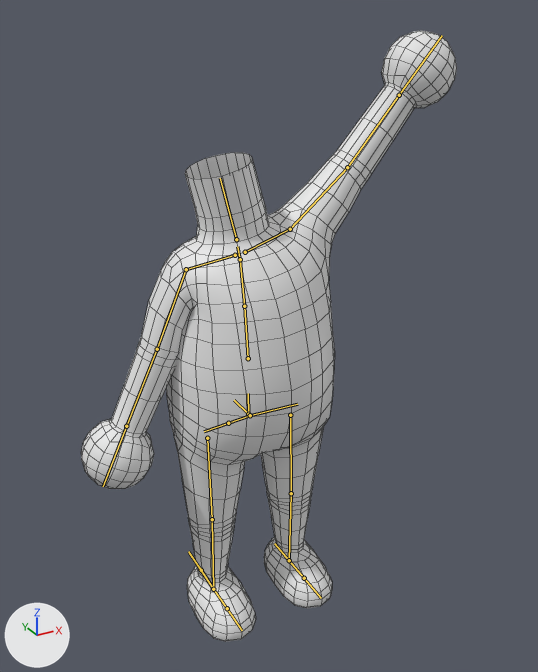
The FBX model Assets/Models/CharacterModels/BaseCharacterModel/BaseCharacterModel_Body.fbx: old version first, new version second.
One viewpoint serves both versions: a 50 mm camera at (-2.06, -4.02, 4.07) aimed at (0.11, -0.07, 2.09). The lights are fixed; the arrows at lower left show +X, +Y and +Z. The older version comes first. Both versions are drawn at frame 28 of the action 'BaseControlRig|Waving'; the numbers are the values there. The bones that change, and the others that lie on the model, are drawn over the model as lines. Mesh edges are drawn as thin lines.

The first picture shows 'Body'.
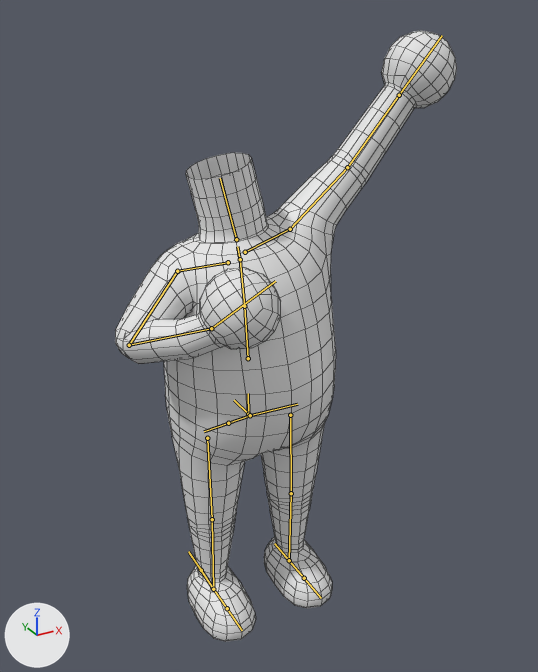
Commit message: final base model + animations implementation in CharacterCreator_Jeff_NewBaseModel scene

Edits to the scene script, one JSON object a line:
```json
{"block": "bone_collar_r", "where": "bone_collar_r = bpy.data.objects['BaseControlRig'].pose.bones['collar.R']  # child of 'UpperChest'"}
{"op": "set", "path": "bone_collar_r.location", "old": "(0.0, 0.0, 0.0)", "new": "(-0.04, 0.06, 0.0)"}
{"op": "set", "path": "bone_collar_r.rotation_quaternion", "old": "(1.0, 0.0, 0.0, 0.0)", "new": "(0.998, 0.0, 0.005, -0.068)", "note": "degrees (0, 0, 0) -> degrees (0, 1, -8)"}
{"block": "bone_upper_arm_r", "where": "bone_upper_arm_r = bpy.data.objects['BaseControlRig'].pose.bones['Upper_arm.R']  # child of 'collar.R'"}
{"op": "set", "path": "bone_upper_arm_r.rotation_quaternion", "old": "(0.883, 0.0, 0.0, 0.47)", "new": "(0.922, 0.17, -0.079, 0.338)", "note": "degrees (0, 0, 56) -> degrees (16, -15, 38)"}
{"block": "bone_forearm_r", "where": "bone_forearm_r = bpy.data.objects['BaseControlRig'].pose.bones['Forearm.R']  # child of 'Upper_arm.R'"}
{"op": "set", "path": "bone_forearm_r.rotation_quaternion", "old": "(1.0, 0.0, 0.0, 0.0)", "new": "(0.475, 0.853, 0.078, 0.199)", "note": "degrees (0, 0, 0) -> degrees (119, -15, 20)"}
{"block": "bone_hand_r", "where": "bone_hand_r = bpy.data.objects['BaseControlRig'].pose.bones['Hand.R']  # child of 'Forearm.R'"}
{"op": "set", "path": "bone_hand_r.rotation_quaternion", "old": "(1.0, 0.0, 0.0, 0.0)", "new": "(0.972, 0.232, -0.022, 0.044)", "note": "degrees (0, 0, 0) -> degrees (27, -4, 4)"}
```

Pixel boxes [x1, y1, x2, y2] of what changed, in the pictures (538 x 672 px):
```json
{"object": "Body", "change": "posed", "before": [81, 30, 457, 642], "after": [115, 30, 457, 642], "on screen": "9% narrower"}
{"bone": "collar.R", "before": "(235, 255) to (186, 269)", "after": "(228, 262) to (177, 271)"}
{"bone": "Upper_arm.R", "before": "(186, 269) to (157, 349)", "after": "(177, 271) to (129, 345)"}
{"bone": "Forearm.R", "before": "(157, 349) to (126, 426)", "after": "(129, 345) to (211, 328)"}
{"bone": "Hand.R", "before": "(126, 426) to (103, 486)", "after": "(211, 328) to (275, 281)"}
```
